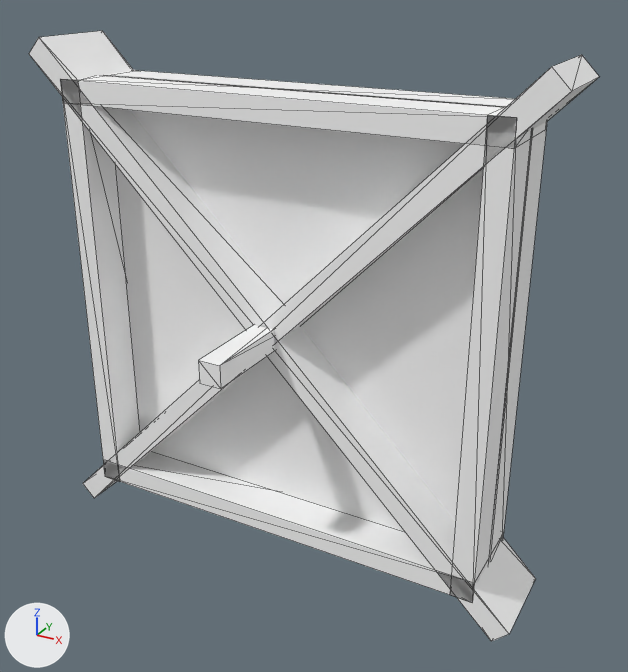
Before and after pictures for a commit that changed the FBX model Assets/Prefab/modelPrefab/PointObject/MoveBlueTarget.fbx.
The view is the same before and after, from a 50 mm camera at (9.08, -15.31, 7.46) aimed at (0.57, 0.17, -0.28). Every picture has the same lights, and +X, +Y and +Z are marked at lower left. The older version comes first. Mesh edges are drawn as thin lines. Where no turn or scale is listed for an object, it has been applied to the vertices.

The older version as bpy lines, for what is in view:
```python
me_scene_012 = bpy.data.meshes.new('Scene.012')
me_scene_012.from_pydata(...)  # 72 vertices, 100 faces; spans x -5.83..5.83, y -3.0..3.0, z -5.83..5.83
# faces by material slot: [12, 4, 84]
me_scene_012.materials.append(mat_blue_001)  # white #ffffff
me_scene_012.materials.append(mat_doublewhiteradiation_003)  # white #ffffff
me_scene_012.materials.append(mat_wood_003)  # white #ffffff
ob_movebluetarget = bpy.data.objects.new('MoveBlueTarget', me_scene_012)
ob_movebluetarget.location = (0.0, 0.0, 0.0)
```
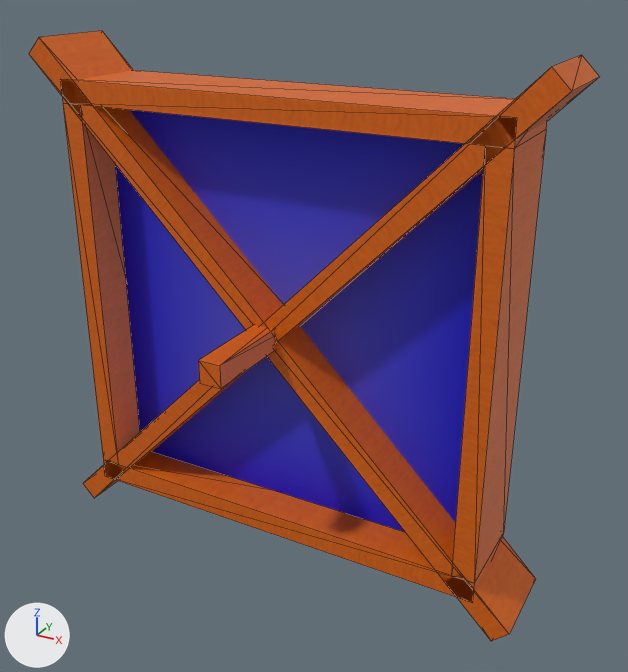
What changed in the scene script:
```text
Add img_movebluetarget_png:
    img_movebluetarget_png = load_image('MoveBlueTarget.png', '../../../Image/texture/pointObject/MoveBlueTarget.png', 512, 512, 'sRGB')
Add mat_movebluetarget:
    mat_movebluetarget = principled_material('MoveBlueTarget')
    mat_movebluetarget.texture = img_movebluetarget_png
Change me_scene_012:
    used by ob_movebluetarget; location = (0.0, 0.0, 0.0)
    remove me_scene_012.from_pydata(...)  # 72 vertices, 100 faces; spans x -5.83..5.83, y -3.0..3.0, z -5.83..5.83
    remove me_scene_012.materials.append(mat_blue_001)  # white #ffffff
    add me_scene_012.from_pydata(...)  # 64 vertices, 80 faces; spans x -5.83..5.83, y -3.0..3.0, z -5.83..5.83
    me_scene_012 part 1: the loose piece of 8 vertices spanning x -5.0..-4.5, y -1.0..1.0, z -5.0..5.0 is rebuilt with 8 vertices and now spans x -5.0..-4.5, y -1.0..1.0, z -4.5..4.5, in mat_movebluetarget (picture img_movebluetarget_png)
    me_scene_012 part 2: the loose piece of 8 vertices spanning x 4.5..5.0, y -1.0..1.0, z -5.0..5.0 is rebuilt with 8 vertices and now spans x 4.5..5.0, y -1.0..1.0, z -4.5..4.5, in mat_movebluetarget (picture img_movebluetarget_png)
    me_scene_012 part 3: the loose piece of 8 vertices spanning x -5.0..5.0, y -0.05..0.05, z -5.0..5.0 is deleted
    me_scene_012 part 4: 4 faces spanning x -4.5..4.5, y -0.07..0.07, z -4.5..4.5 switch from mat_doublewhiteradiation_003 (white #ffffff) to mat_movebluetarget (picture img_movebluetarget_png)
    me_scene_012 part 5: 60 faces spanning x -5.83..5.83, y -3.0..3.0, z -5.83..5.83 switch from mat_wood_003 (white #ffffff) to mat_movebluetarget (picture img_movebluetarget_png)
```

Where the change shows, as pixel boxes [x1, y1, x2, y2] in the pictures (628 x 672 px):
part 1 of me_scene_012, rebuilt (12% shorter)
    before: [60, 70, 140, 481]
    after: [63, 103, 140, 464]
part 2 of me_scene_012, rebuilt (8% shorter)
    before: [450, 107, 546, 602]
    after: [451, 130, 546, 583]
part 3 of me_scene_012, deleted (mostly hidden)
    before: [138, 77, 532, 535]
part 4 of me_scene_012, recoloured (white to blue)
    both: [115, 110, 483, 532]
part 5 of me_scene_012, recoloured (white to brown)
    both: [29, 31, 599, 641]
